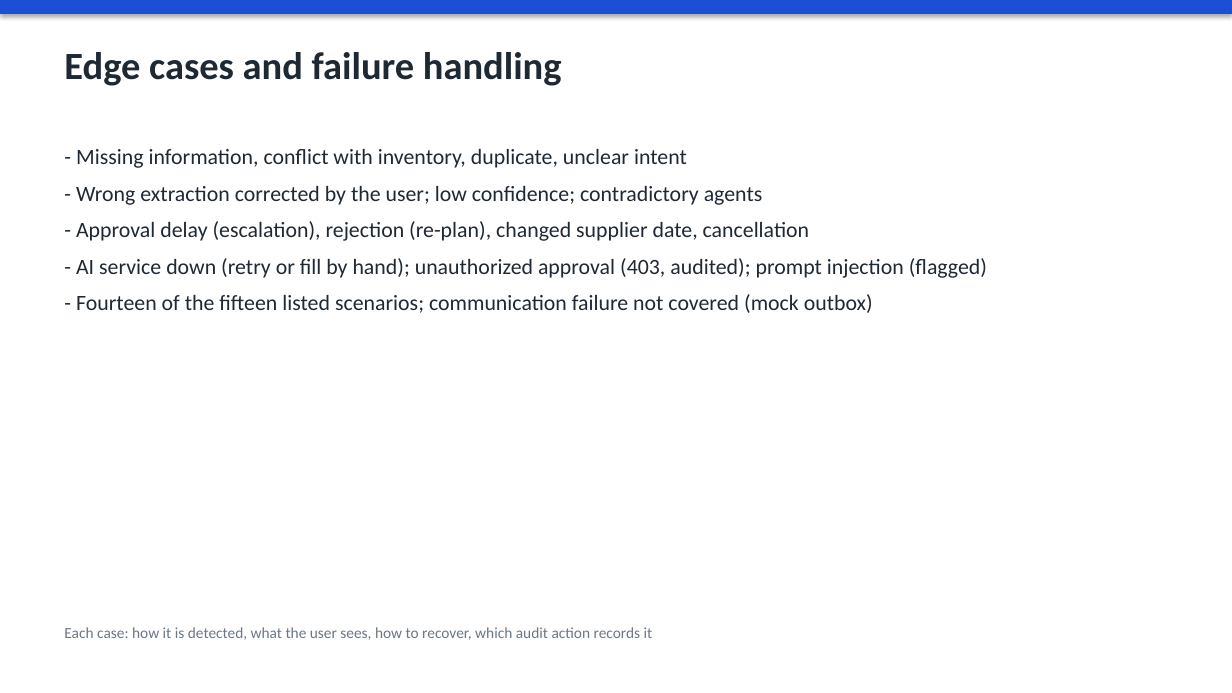
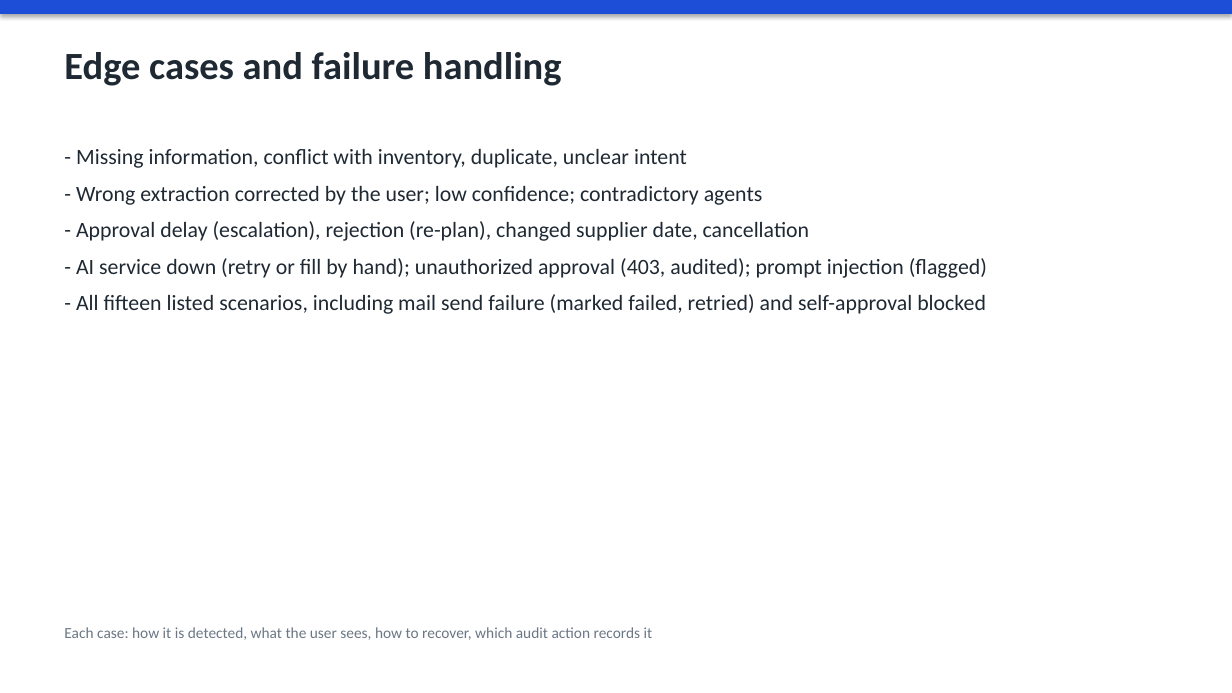
Before and after one commit to soniksarungale/opspilot, a slide deck: slide 9 of docs/OpsPilot.pptx. Drawn at 1232x693 pixels with LibreOffice and Linux fonts; fonts in the diff are those of the drawing. Boxes give left, top, right and bottom in pixels: in the first picture for what was removed or moved away, otherwise in the second. Text is boxed around its words. In the diff, an @@ line names an element or a change of style, - is before the commit and + after.

```diff
--- a/docs/OpsPilot.pptx
+++ b/docs/OpsPilot.pptx
@@ text at (x1=76, y1=294, x2=986, y2=314): text changed @@
-- Fourteen of the fifteen listed scenarios; communication failure not covered (mock outbox)
+- All fifteen listed scenarios, including mail send failure (marked failed, retried) and self-approval blocked
```
Also in this commit, not shown: 4 other slides changed, 2 other files.
